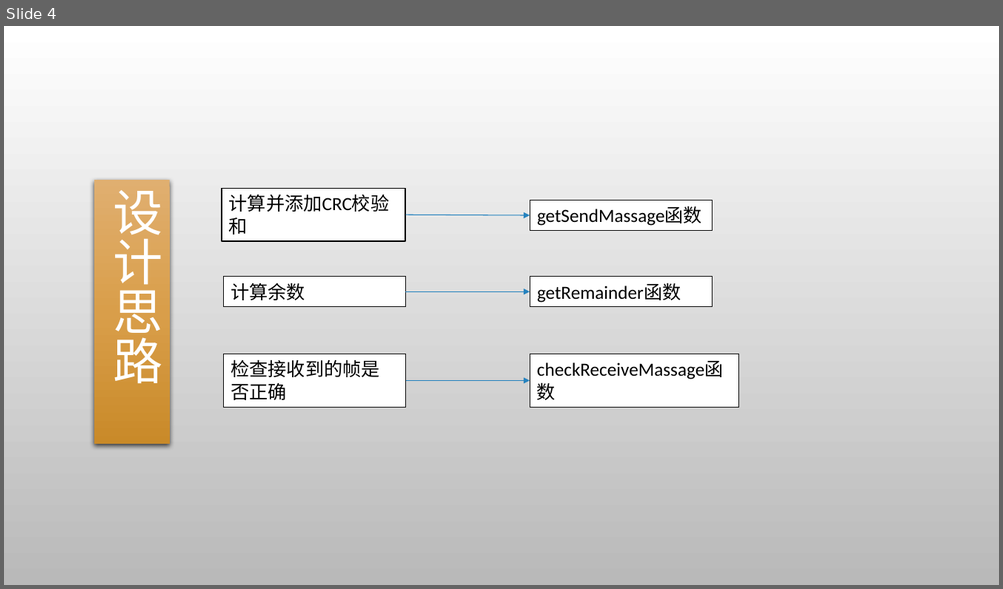
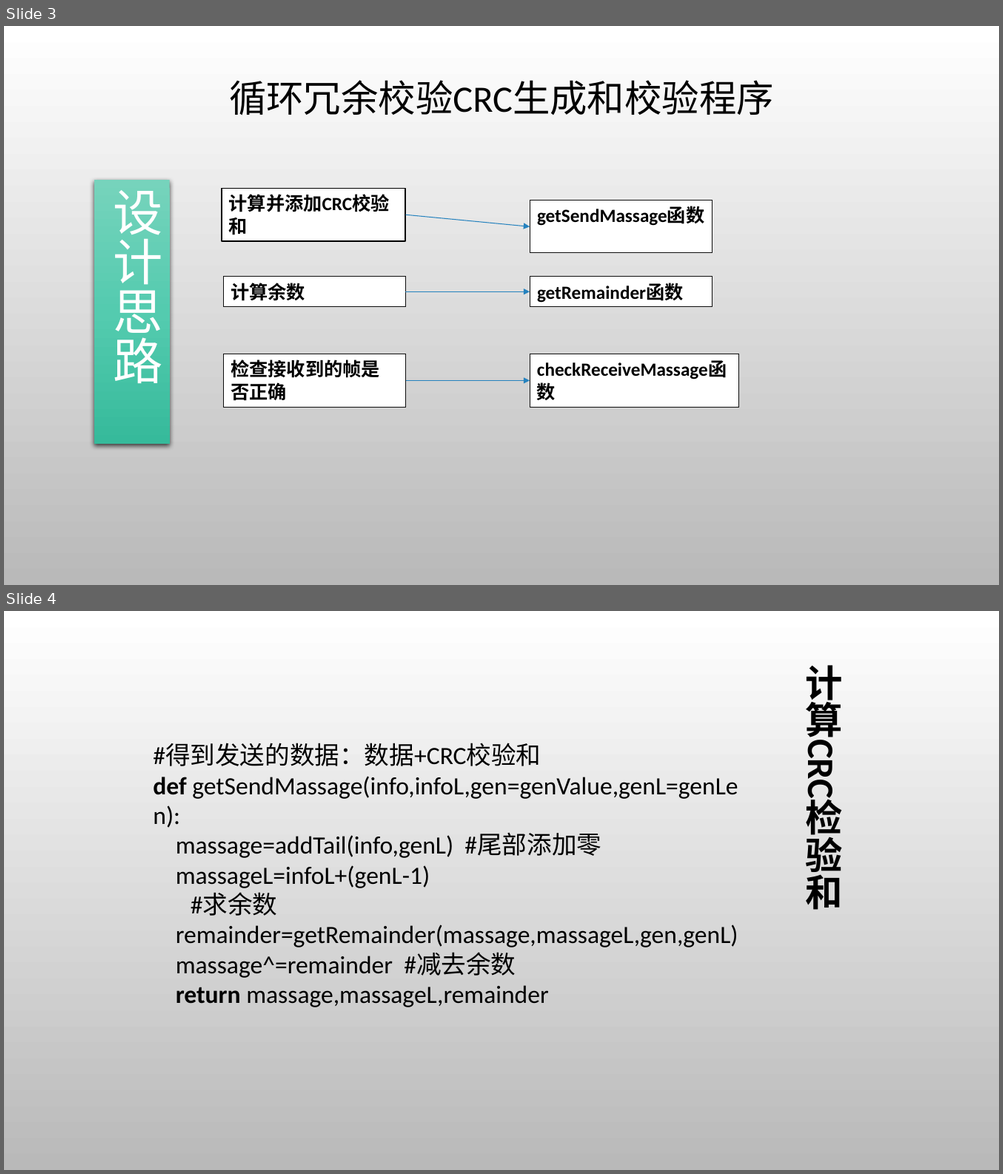
Before and after one commit to gcrth/computer_network, a slide deck: chapter3/ppt/ppt-chapter3.pptx. Shown one above the other, each under a label of ours: slide 4 before the commit, slides 3 and 4 after it. The pictures are 1003x589 and 1003x1174 pixels, drawn with LibreOffice and Linux fonts; fonts in the diff are those of the drawing; background and template pictures are left out. Boxes give left, top, right and bottom in pixels: in the first picture for what was removed or moved away, otherwise in the second. Text is boxed around its words. In the diff, an @@ line names an element or a change of style, - is before the commit and + after.

```diff
--- a/chapter3/ppt/ppt-chapter3.pptx
+++ b/chapter3/ppt/ppt-chapter3.pptx
@@ slide 4 added at [4, 611, 999, 1170], background picture (left out) @@
@@ title added at [805, 665, 842, 744], 36 pt, text #000000, bold @@
+计算CRC检验和
@@ text added at [153, 744, 738, 1008], 24 pt, text #000000 @@
+#得到发送的数据：数据+CRC校验和
+def getSendMassage(info,infoL,gen=genValue,genL=genLen):
+massage=addTail(info,genL) #尾部添加零
+massageL=infoL+(genL-1)
+#求余数
+remainder=getRemainder(massage,massageL,gen,genL)
+massage^=remainder #减去余数
+return massage,massageL,remainder
@@ what was slide 4 is now slide 3 @@
@@ slide 3 changed as well @@
@@ text added at [229, 80, 774, 115], 36 pt, text #000000 @@
+循环冗余校验CRC生成和校验程序
@@ rectangle "设计思路" at [94, 180, 170, 444]: fill gradient #E0B071 to #DA9F4B to #C98A29 to gradient #77D4BC to #54CBAF to #36BA9C @@
@@ bold on in 6 elements at [221, 189, 405, 241], [529, 277, 711, 306], [223, 277, 405, 306], [223, 355, 405, 407], [529, 355, 738, 407], [529, 201, 711, 254] @@
@@ rectangle "getSendMassage函数": place and size @@
-rectangle "getSendMassage函数" at [529, 201, 711, 230]
+rectangle "getSendMassage函数" at [529, 201, 711, 254]
@@ arrow moved from (405, 215) - (529, 215) to (405, 215) - (529, 227) @@
```
Also in this commit, not shown: 2 other slides changed, 28 other slides added, 2 slides removed.
